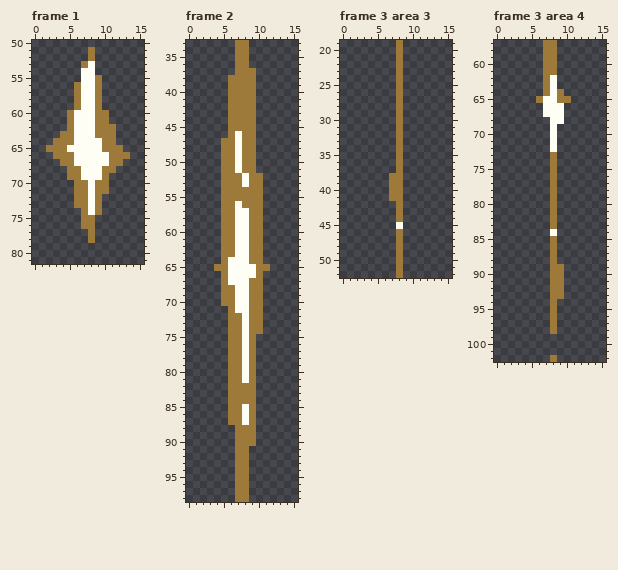
Pixel-art file -- Wizard Slash/Assets/Sprites/Effects/Hit/effect_hit02.aseprite. Above: the version before the commit.
16x128 pixels, 8 frames. Shown: frame 1: x 0..15, y 50..81; frame 2: x 0..15, y 33..98; frame 3 area 3: x 0..15, y 19..52; frame 3 area 4: x 0..15, y 57..102. The commit also changed other frames, which this record leaves out.
After the commit:
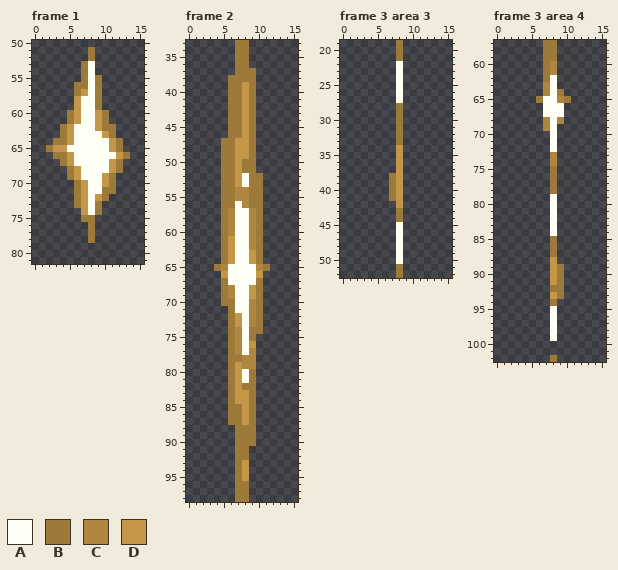
Palette (. is transparent): A #fffef5  B #9d793a  C #ae8640  D #c49748
Changes in this commit:
--- frame 1
@@ x 0..15 @@
 53 .......BA.......
-54 .......AA.......
-55 .......AAB......
-56 ......BAAB......
-57 ......BAAB......
-58 ......BAAB......
-59 ......BAAB......
-60 .....BAAABB.....
-61 .....BAAABB.....
-62 .....BAAABBB....
-63 ....BBAAABBB....
-64 ...BBBAAAABB....
-65 ..BBBAAAAABBB...
-66 ...BBBAAAAABBB..
-67 ....BBAAAAABB...
-68 .....BBAAABB....
-69 .....BBAAAB.....
-70 ......BBABB.....
-71 ......BBABB.....
-72 ......BBAB......
-73 ......BBAB......
-74 .......BAB......
+54 .......BA.......
+55 .......BAB......
+56 ......BBAB......
+57 ......BDAB......
+58 ......DAAB......
+59 ......DAAB......
+60 .....BDAADB.....
+61 .....BDAADB.....
+62 ....BDAAADBB....
+63 ....BDAAAADB....
+64 ...BBDAAAAADB...
+65 ..BDDAAAAAADB...
+66 ...BBDAAAAAADB..
+67 ....BDAAAAADB...
+68 .....BDAAAADB...
+69 .....BDAAADB....
+70 ......BDAADB....
+71 ......BDAABB....
+72 ......BDADB.....
+73 ......BDAB......
+74 .......DAB......
 75 .......BB.......
-76 .......BB.......
+76 ........B.......
 77 ........B.......
--- frame 2
@@ x 3..12 @@
 38 ...BBBB...
-39 ...BBBB...
-40 ...BBBB...
-41 ...BBBB...
-42 ...BBBB...
-43 ...BBBB...
-44 ...BBBB...
-45 ...BBBB...
-46 ...BABB...
-47 ..BBABB...
-48 ..BBABB...
-49 ..BBABB...
-50 ..BBABB...
-51 ..BBABB...
-52 ..BBBABB..
-53 ..BBBABB..
-54 ..BBBBBB..
-55 ..BBBBBB..
-56 ..BBABBB..
-57 ..BBAABB..
-58 ..BBAABB..
-59 ..BBAABB..
-60 ..BBAABB..
-61 ..BBAABB..
-62 ..BBAABB..
-63 ..BBAABB..
-64 ..BAAABB..
-65 .BBAAAABB.
-66 ..BAAAAB..
-67 ..BAAABB..
-68 ..BBAABB..
-69 ..BBAABB..
-70 ..BBAABB..
-71 ...BAABB..
-72 ...BBABB..
-73 ...BBABB..
-74 ...BBABB..
-75 ...BBAB...
-76 ...BBAB...
-77 ...BBAB...
-78 ...BBAB...
-79 ...BBAB...
-80 ...BBAB...
-81 ...BBAB...
-82 ...BBBB...
-83 ...BBBB...
-84 ...BBBB...
-85 ...BBAB...
-86 ...BBAB...
-87 ...BBAB...
+39 ...BBDB...
+40 ...BBDB...
+41 ...BBDB...
+42 ...BBDB...
+43 ...BBDB...
+44 ...BBDB...
+45 ...BBDB...
+46 ...BBDB...
+47 ..BBDDB...
+48 ..BBDDB...
+49 ..BBDDB...
+50 ..BBDBB...
+51 ..BBDBB...
+52 ..BBDABB..
+53 ..BBDABB..
+54 ..BBCCBB..
+55 ..BBCCBB..
+56 ..BBACBB..
+57 ..BCAACB..
+58 ..BCAACB..
+59 ..BCAACB..
+60 ..BCAACB..
+61 ..BDAACB..
+62 ..BDAACB..
+63 ..BDAADB..
+64 ..BDAADB..
+65 .BCAAAACB.
+66 ..DAAAAD..
+67 ..BAAAAB..
+68 ..BCAADB..
+69 ..BCAADB..
+70 ..BBAACB..
+71 ...BAACB..
+72 ...BDACB..
+73 ...BDACB..
+74 ...BCABB..
+75 ...BCAB...
+76 ...BCAD...
+77 ...BCAC...
+78 ...BBCC...
+79 ...BDCC...
+80 ...BDAB...
+81 ...BDAB...
+82 ...BDBB...
+83 ...BDDB...
+84 ...BDDB...
+85 ...BBDB...
+86 ...BBDB...
+87 ...BBDB...
 88 ....BBB...
@@ x 6..10 @@
 92 .BB..
-93 .BB..
-94 .BB..
-95 .BB..
+93 .BD..
+94 .BD..
+95 .BD..
 96 .BB..
--- frame 3 area 3
@@ x 6..10 @@
 21 ..B..
-22 ..B..
-23 ..B..
-24 ..B..
-25 ..B..
-26 ..B..
-27 ..B..
+22 ..A..
+23 ..A..
+24 ..A..
+25 ..A..
+26 ..A..
+27 ..A..
 28 ..B..
@@ x 6..10 @@
 33 ..B..
-34 ..B..
-35 ..B..
-36 ..B..
-37 ..B..
-38 .BB..
-39 .BB..
-40 .BB..
-41 .BB..
-42 ..B..
+34 ..D..
+35 ..D..
+36 ..D..
+37 ..D..
+38 .BD..
+39 .BD..
+40 .BD..
+41 .BD..
+42 ..D..
 43 ..B..
@@ x 6..10 @@
 45 ..A..
-46 ..B..
-47 ..B..
-48 ..B..
-49 ..B..
-50 ..B..
+46 ..A..
+47 ..A..
+48 ..A..
+49 ..A..
+50 ..A..
 51 ..B..
--- frame 3 area 4
@@ x 5..11 @@
  59 ..BB...
- 60 ..BB...
- 61 ..BB...
+ 60 ..BC...
+ 61 ..BC...
  62 ..BA...
- 63 ..BA...
- 64 ..BAB..
- 65 .BAABB.
+ 63 ..CA...
+ 64 ..CAB..
+ 65 .BAACB.
  66 ..AAA..
  67 ..AAA..
- 68 ...AA..
- 69 ...A...
+ 68 ..CAC..
+ 69 ..CA...
  70 ...A...
@@ x 6..10 @@
  72 ..A..
- 73 ..B..
- 74 ..B..
+ 73 ..C..
+ 74 ..C..
  75 ..B..
@@ x 6..10 @@
  78 ..B..
- 79 ..B..
- 80 ..B..
- 81 ..B..
- 82 ..B..
- 83 ..B..
+ 79 ..A..
+ 80 ..A..
+ 81 ..A..
+ 82 ..A..
+ 83 ..A..
  84 ..A..
@@ x 6..10 @@
  87 ..B..
- 88 ..B..
- 89 ..BB.
- 90 ..BB.
- 91 ..BB.
+ 88 ..D..
+ 89 ..DB.
+ 90 ..DB.
+ 91 ..DB.
  92 ..BB.
- 93 ..BB.
+ 93 ..DB.
  94 ..B..
- 95 ..B..
- 96 ..B..
- 97 ..B..
- 98 ..B..
- 99 .....
+ 95 ..A..
+ 96 ..A..
+ 97 ..A..
+ 98 ..A..
+ 99 ..A..
 100 .....
